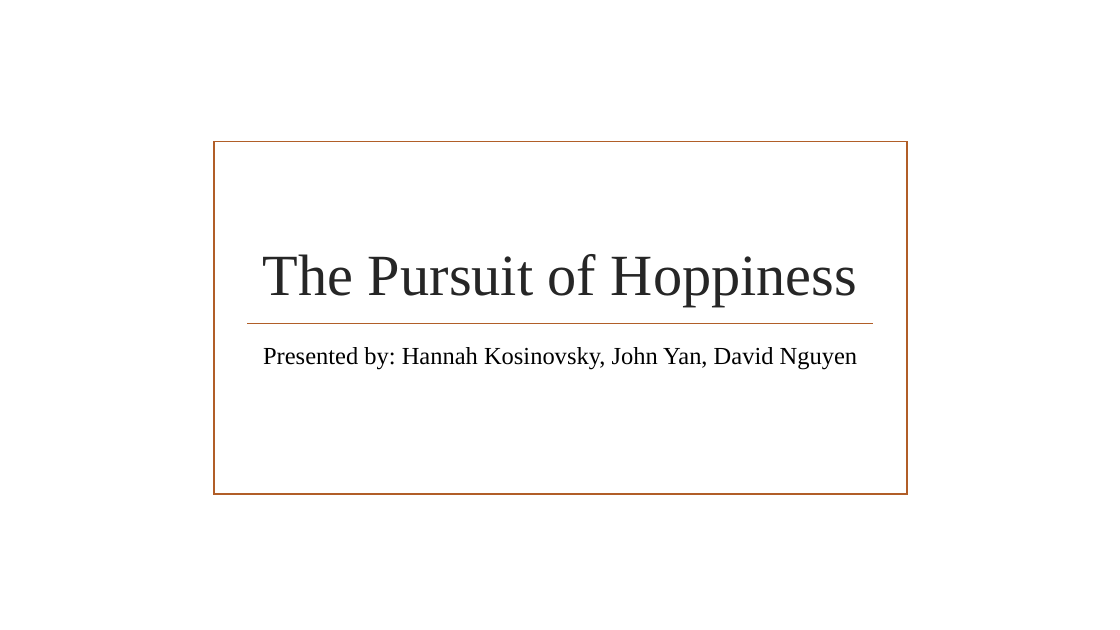
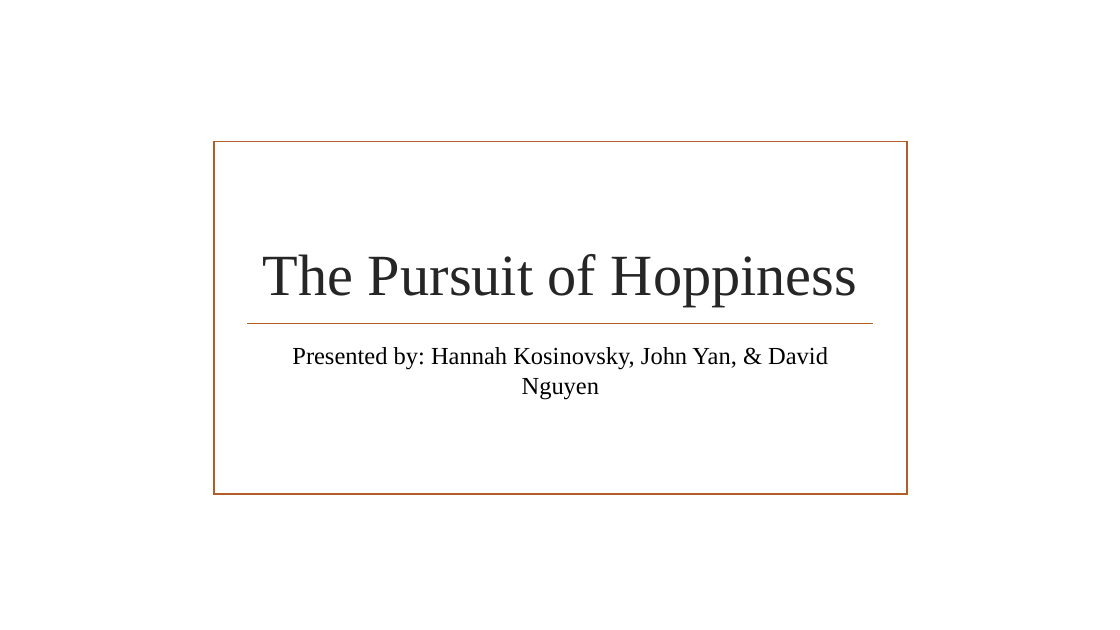
Before and after one commit to daveknockwin/MSDSCaseStudy1, a slide deck: slide 1 of The Pursuit of Hoppiness.pptx. Drawn at 1120x630 pixels with LibreOffice and Linux fonts; fonts in the diff are those of the drawing; background and template pictures are left out. Boxes give left, top, right and bottom in pixels: in the first picture for what was removed or moved away, otherwise in the second. Text is boxed around its words. In the diff, an @@ line names an element or a change of style, - is before the commit and + after.

```diff
--- a/The Pursuit of Hoppiness.pptx
+++ b/The Pursuit of Hoppiness.pptx
@@ subtitle at (x1=292, y1=347, x2=828, y2=399): text changed @@
-Presented by: Hannah Kosinovsky, John Yan, David Nguyen
+Presented by: Hannah Kosinovsky, John Yan, & David Nguyen
```
Also in this commit, not shown: 16 other slides changed, 8 slides added, 3 slides removed.
